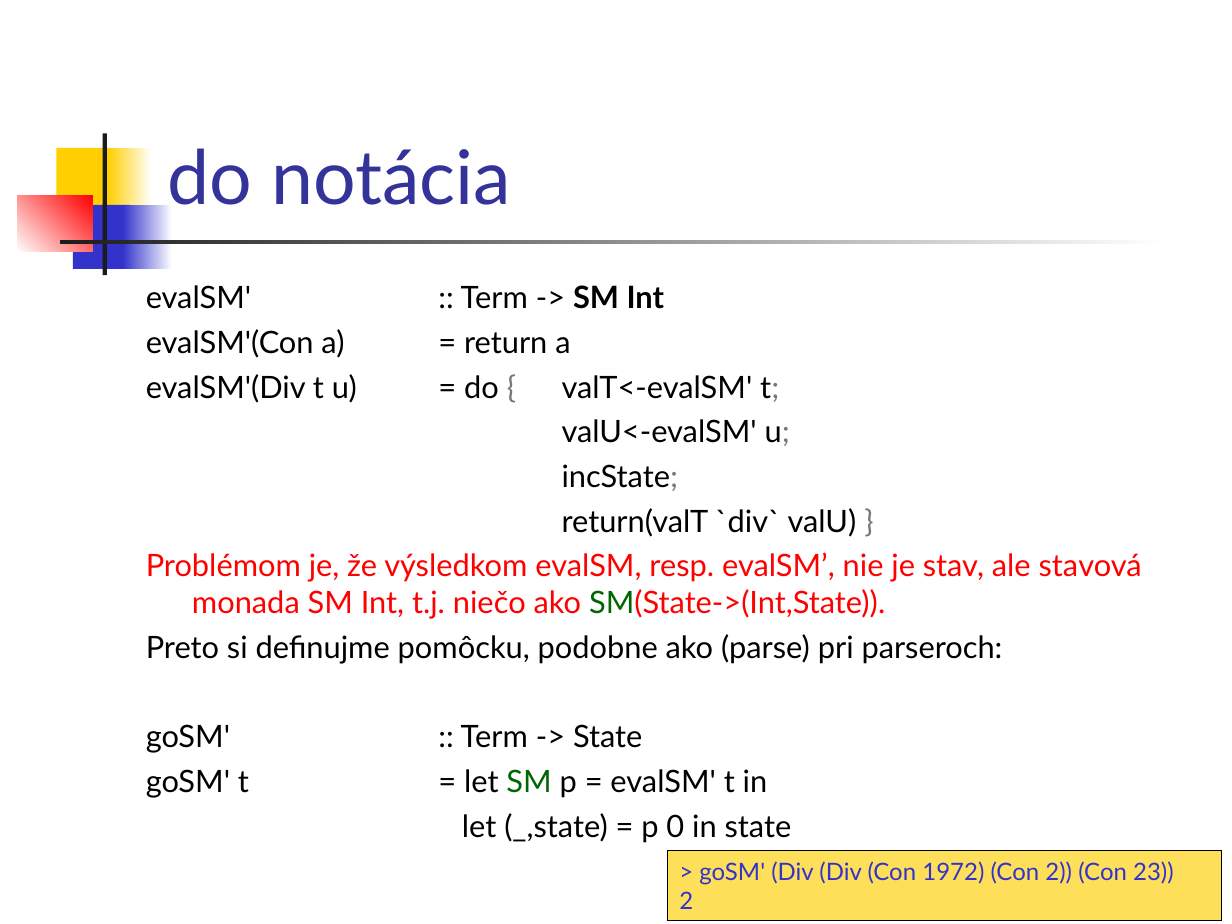
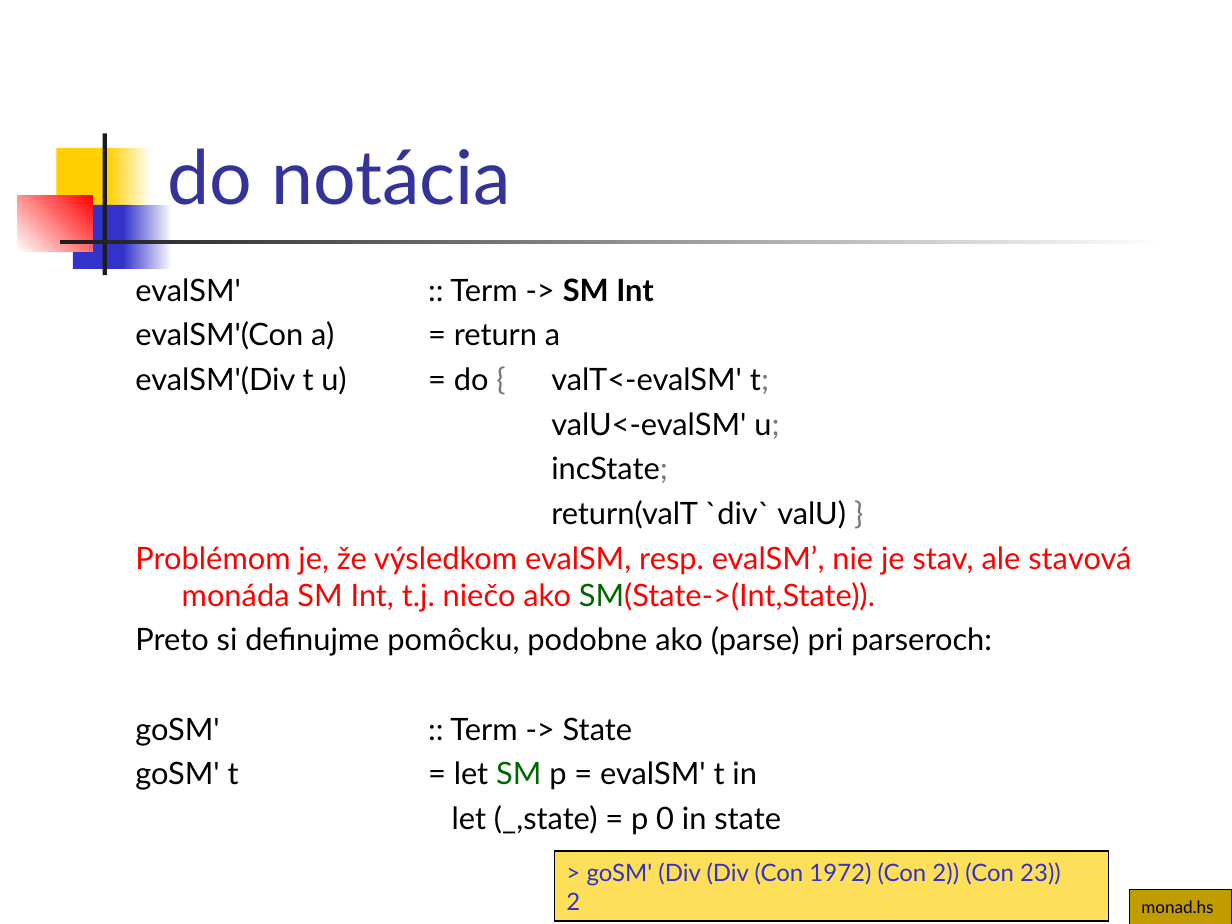
Before and after one commit to Funkcionalne/Prednasky, a slide deck: slide 33 of 11/11_fpro.ppt. Drawn at 1232x924 pixels with LibreOffice and Linux fonts; fonts in the diff are those of the drawing. Boxes give left, top, right and bottom in pixels: in the first picture for what was removed or moved away, otherwise in the second. Text is boxed around its words. In the diff, an @@ line names an element or a change of style, - is before the commit and + after.

```diff
--- a/11/11_fpro.ppt
+++ b/11/11_fpro.ppt
@@ text "evalSM' :: Term -> SM ...": place and size @@
-text "evalSM' :: Term -> SM ..." at bbox=[146, 285, 1142, 843]
+text "evalSM' :: Term -> SM ..." at bbox=[135, 278, 1131, 835]
@@ text at bbox=[135, 545, 1131, 612]: text changed @@
-Problémom je, že výsledkom evalSM, resp. evalSM’, nie je stav, ale stavová monada SM Int, t.j. niečo ako SM(State->(Int,State)).
+Problémom je, že výsledkom evalSM, resp. evalSM’, nie je stav, ale stavová monáda SM Int, t.j. niečo ako SM(State->(Int,State)).
@@ rectangle "> goSM' (Div (Div (Con ...": place and size @@
-rectangle "> goSM' (Div (Div (Con ..." at bbox=[668, 850, 1222, 920]
+rectangle "> goSM' (Div (Div (Con ..." at bbox=[554, 851, 1109, 922]
@@ rectangle added at bbox=[1130, 890, 1232, 924], fill #C09C00, outline #000000 0.74 pt, 10 pt, text #000000 @@
+monad.hs
```
Also in this commit, not shown: 33 other slides changed, 1 slide added, 6 other files.
